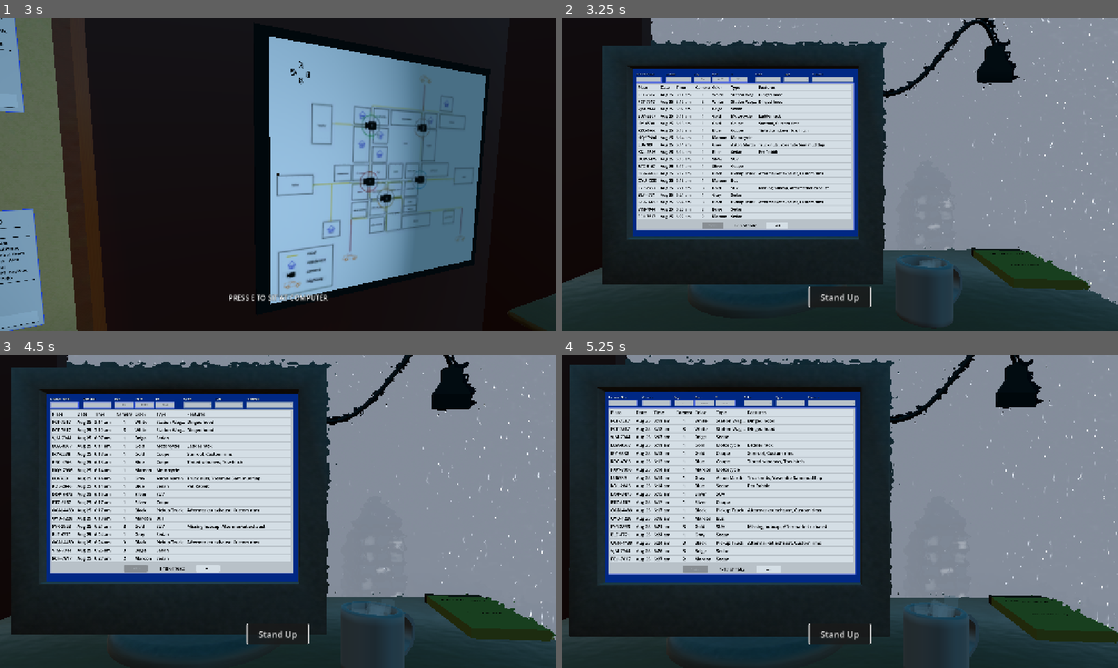
Above: before the commit, frames 1-4 (two rows, left to right).
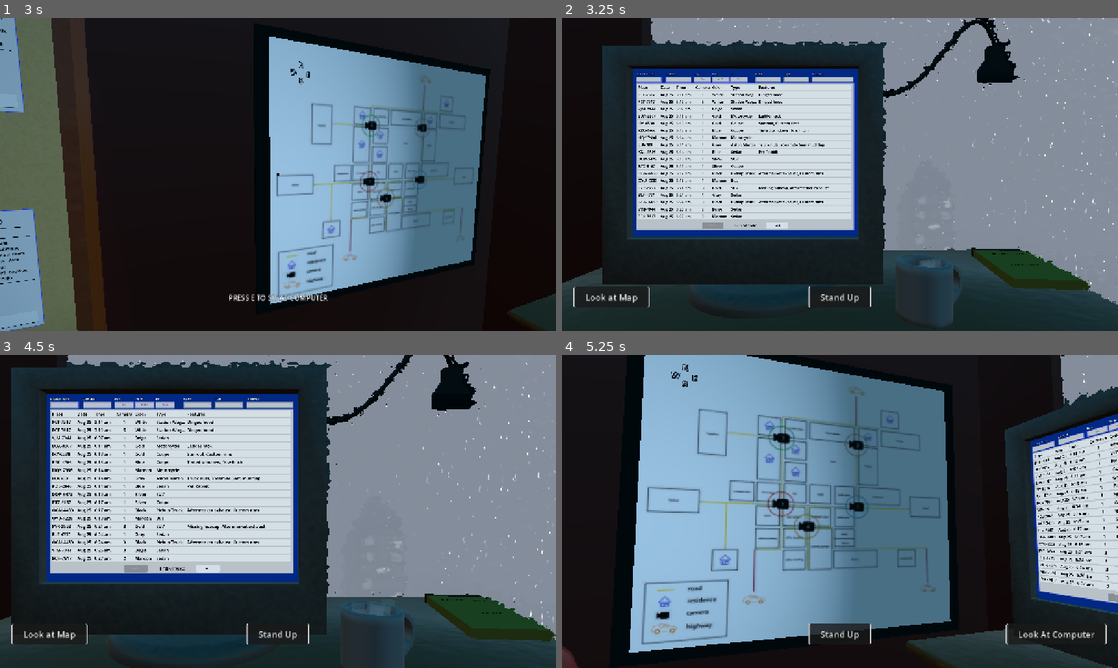
Above: after the commit, the same moments.

Repository: Ciph3rzer0/brackeys-2026.2-trust-no-one
Game: Godot game, scene res://scenes/city.tscn
Same seed, same stepped clock (60 frames per second), same inputs: the game is played once before the commit and once after it.
Inputs (mouse positions are in pixels of both pictures, inside the frame that each line leads up to):
- Up to frame 1 (3 s): tap Enter at 0.5 s; move the mouse to (400, 158) at 0.52 s; hold D (pc_right) 0.53-1.28 s; hold E (pc_interact) 0.53-1.28 s; click (400, 158) at 0.67 s; tap Space at 0.77, 1.07, 1.52, 1.82 s; move the mouse to (250, 174) at 1.27 s; hold W (pc_forward) from 1.28 s (still down); tap E (pc_interact) at 1.35, 2.3 s; click (250, 174) at 1.42 s; move the mouse to (289, 168) at 2.02 s; hold Ctrl 2.03-2.78 s; click (289, 168) at 2.17 s; move the mouse to (272, 180) at 2.77 s; tap Shift at 2.85 s; click (272, 180) at 2.92 s
- Up to frame 2 (3.25 s): keep holding W (pc_forward); tap Space at 3.02 s; tap E (pc_interact) at 3.05 s
- Up to frame 3 (4.5 s): tap Space at 3.32 s; release W (pc_forward) at 3.5 s; click "Stand Up" at 3.5 s; tap E (pc_interact) at 4.25 s; move the mouse to (316, 514) at 4.27 s; hold W (pc_forward) from 4.28 s (still down); hold E (pc_interact) from 4.28 s (still down); click (316, 514) at 4.42 s
- Up to frame 4 (5.25 s): tap Space at 4.52, 4.82 s; release W (pc_forward) at 5 s; release E (pc_interact) at 5 s; click (612, 633) at 5 s, where only the run after the commit has a clickable "Look at Map"

Frame 1 is identical in both runs. In frame 2, 0.3% of the frame differs, in the area x 2-16%, y 85-93%; in frame 3, 0.2%; in frame 4, 87%, in the area x 0-100%, y 0-100%.

Commit message:
feat: look at map/computer buttons working

Diff:
--- a/scenes/player.tscn
+++ b/scenes/player.tscn
@@ -85,14 +85,42 @@
 vertical_alignment = 1
 uppercase = true
 
-[node name="GetUpButton" type="Button" parent="InteractionUI" unique_id=1317281799]
+[node name="MarginContainer" type="MarginContainer" parent="InteractionUI" unique_id=1186867520]
+anchors_preset = 12
+anchor_top = 1.0
+anchor_right = 1.0
+anchor_bottom = 1.0
+offset_top = -96.0
+offset_bottom = -60.0
+grow_horizontal = 2
+grow_vertical = 0
+size_flags_horizontal = 3
+theme_override_constants/margin_left = 50
+theme_override_constants/margin_right = 50
+
+[node name="LookAtMapButton" type="Button" parent="InteractionUI/MarginContainer" unique_id=1700827490]
+unique_name_in_owner = true
 visible = false
-offset_left = 591.0
-offset_top = 624.0
-offset_right = 688.0
-offset_bottom = 660.0
+layout_mode = 2
+size_flags_horizontal = 0
+theme = ExtResource("2_g2els")
+text = "Look at Map"
+
+[node name="GetUpButton" type="Button" parent="InteractionUI/MarginContainer" unique_id=1317281799]
+unique_name_in_owner = true
+visible = false
+layout_mode = 2
+size_flags_horizontal = 4
 theme = ExtResource("2_g2els")
 text = "Stand Up"
+
+[node name="LookAtComputerButton" type="Button" parent="InteractionUI/MarginContainer" unique_id=256820542]
+unique_name_in_owner = true
+visible = false
+layout_mode = 2
+size_flags_horizontal = 8
+theme = ExtResource("2_g2els")
+text = "Look At Computer"
 
 [node name="CapsuleBody" type="MeshInstance3D" parent="." unique_id=311267293]
 transform = Transform3D(1, 0, 0, 0, 1, 0, 0, 0, 1, 0, 1, 0)
@@ -109,4 +137,6 @@
 visible = false
 shape = SubResource("CapsuleShape3D_h45xw")
 
-[connection signal="pressed" from="InteractionUI/GetUpButton" to="." method="_on_get_up_button_pressed"]
+[connection signal="pressed" from="InteractionUI/MarginContainer/LookAtMapButton" to="." method="_on_look_at_map_button_pressed"]
+[connection signal="pressed" from="InteractionUI/MarginContainer/GetUpButton" to="." method="_on_get_up_button_pressed"]
+[connection signal="pressed" from="InteractionUI/MarginContainer/LookAtComputerButton" to="." method="_on_look_at_computer_button_pressed"]
--- a/scripts/player.gd
+++ b/scripts/player.gd
@@ -149,7 +149,9 @@
 	cam.rotation_degrees.x = 0
 	change_fov(50.0, 0.27)
 	set_mouse_free(true)
-	$InteractionUI/GetUpButton.visible = true
+	%LookAtMapButton.visible = true
+	%GetUpButton.visible = true
+	%LookAtComputerButton.visible = false
 	mount.play_mount_sound()
 	mount.notify_mounted()
 
@@ -168,7 +170,9 @@
 	_release_input_viewport_focus()
 	change_fov(65.0, 0.05)
 	set_mouse_free(false)
-	$InteractionUI/GetUpButton.visible = false
+	%GetUpButton.visible = false
+	%LookAtMapButton.visible = false
+	%LookAtComputerButton.visible = false
 	if previous_mount:
 		previous_mount.notify_dismounted()
 
@@ -377,3 +381,17 @@
 
 func _on_get_up_button_pressed() -> void:
 	dismount()
+
+
+func _on_look_at_map_button_pressed() -> void:
+	rotation.y = (deg_to_rad(70))
+	rotation.x = (deg_to_rad(-5))
+	%LookAtMapButton.visible = false
+	%LookAtComputerButton.visible = true
+
+
+func _on_look_at_computer_button_pressed() -> void:
+	rotation.y = (deg_to_rad(0))
+	rotation.x = (deg_to_rad(0))
+	%LookAtMapButton.visible = true
+	%LookAtComputerButton.visible = false
